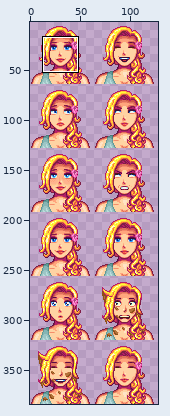
One commit to this sprite sheet: Portraits/Swimsuits/HaleyPortraitSwim_White.png. The picture above shows the old version from afar; the outline marks the close-up.
Close-up. Before the commit:
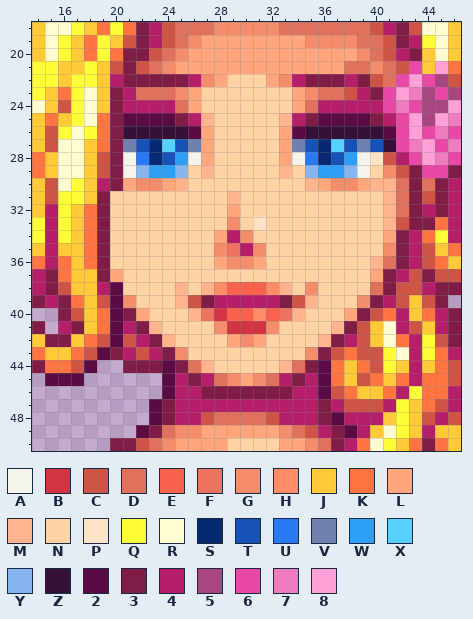
The file is 128x384 pixels. Colours within 5 levels of each other are drawn and written as one. Shown: x 14..46, y 18..50. The wide view leaves out empty margins. The commit also changed other parts of the picture, which this record leaves out.
Palette (. is transparent): A #f4f4ed  B #d33444  C #ce5546  D #e0715d  E #f9624d  F #ed7361  G #f48d6b  H #ff8c68  J #ffc938  K #ff7542  L #ffa67d  M #ffb48e  N #ffd3a3  P #ffe3c6  Q #fffc38  R #fffcd1  S #062972  T #1752b7  U #2978f4  V #7081af  W #2e9ff7  X #57d1fb  Y #86b5ef  Z #351037  2 #5b0b43  3 #801d46  4 #b51e69  5 #a8467f  6 #ea48a6  7 #ef7cbf  8 #ffa0d7
Once edited:
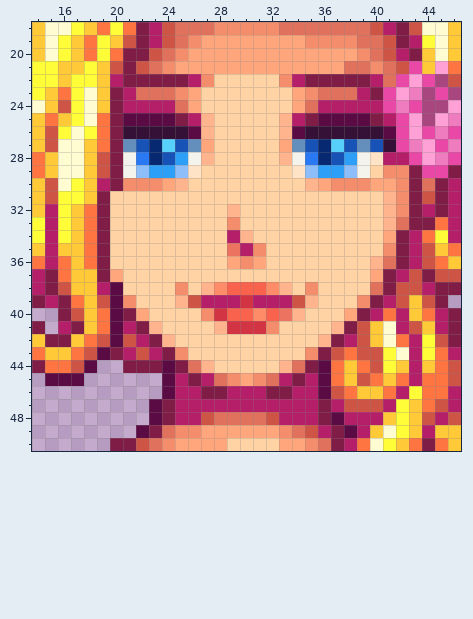
Difference:
colour V: #7081af -> #648fbc
colour Y: #86b5ef -> #8ebef9
y 22: x 28 L -> N; x 32 L -> N; x 38 4 -> 3; x 40 C -> 4
y 23: x 38 C -> D
y 26: x 27 L -> M; x 33 L -> M
y 28: x 27 L -> M; x 33 L -> M; x 41 C -> 4
y 29: x 26..27 NM -> PN; x 33..34 MN -> NP; x 42 C -> G
y 30: x 21 L -> G; x 39..42 LMMD -> GLLG
y 31: x 29 M -> N; x 42 D -> G
y 32: x 29 L -> M; x 42 D -> G
y 33: x 31 P -> N; x 42 C -> D
y 34: x 28 L -> N; x 30 G -> M
y 35: x 28 G -> N
y 36: x 28..29 LG -> NL
y 38: x 25 M -> G
y 39: x 27 3 -> 4; x 30 4 -> B; x 33 3 -> 4
y 40: x 26..27 MF -> NG; x 40 C -> 4
y 41: x 28 G -> M
y 42: x 29..31 LGL -> NNN
y 46: x 29..31 333 -> 444
Pixel boxes of the changes (left, top, right, bottom) in both close-ups:
changed: (123, 74, 409, 399)
